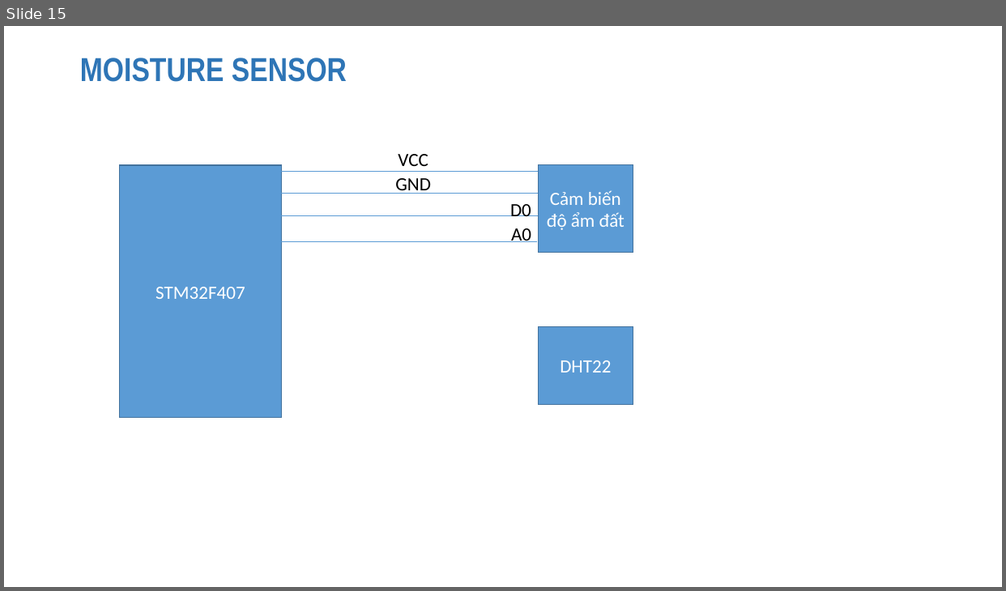
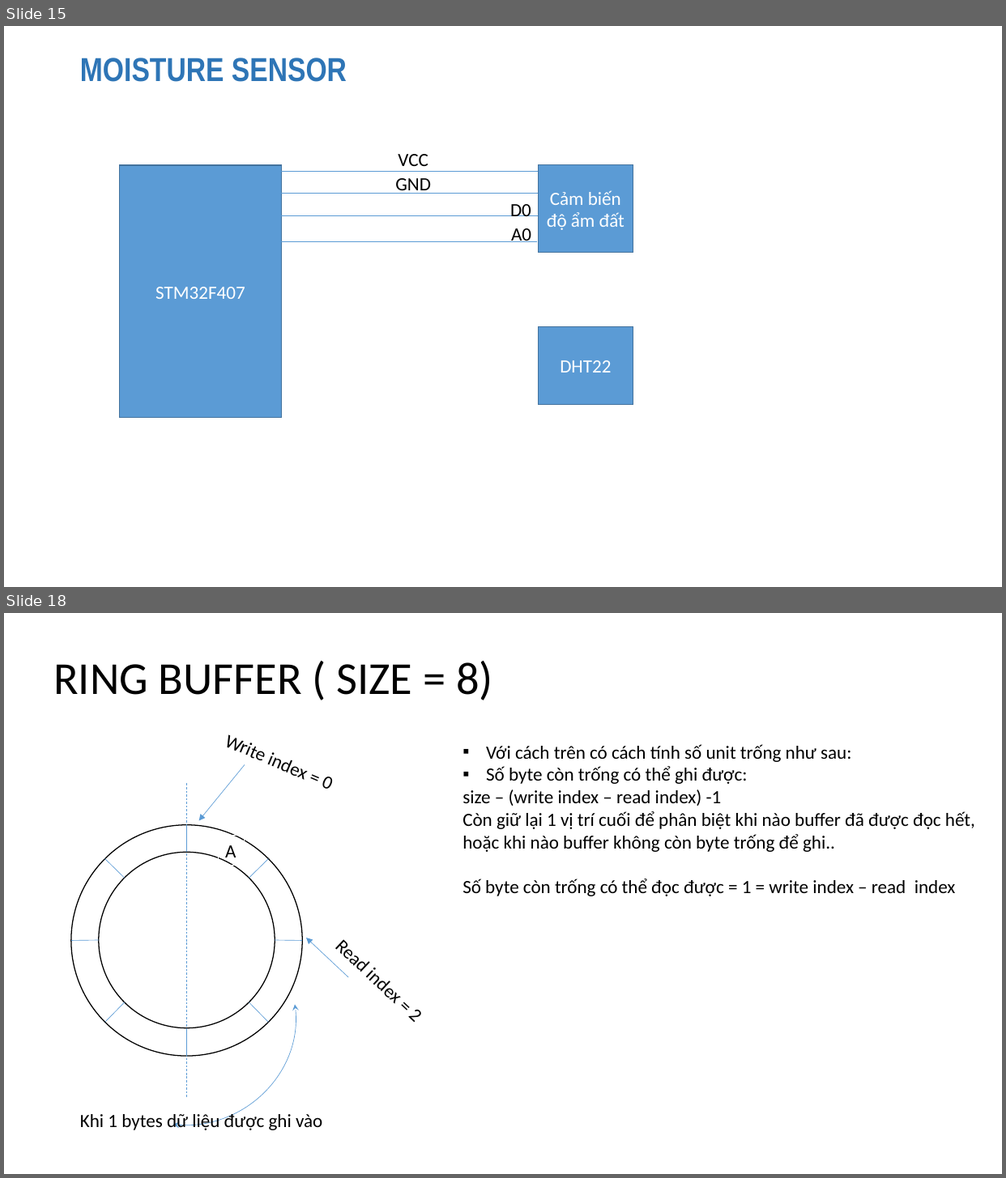
Before and after one commit to tearpolaris/Thesis, a slide deck: Slide/Connetc_IOT.pptx. Shown one above the other, each under a label of ours: slide 15 before the commit, slides 15 and 18 after it; the slides between them are not shown. The pictures are 1006x591 and 1006x1178 pixels, drawn with LibreOffice and Linux fonts; fonts in the diff are those of the drawing. Boxes give left, top, right and bottom in pixels: in the first picture for what was removed or moved away, otherwise in the second. Text is boxed around its words. In the diff, an @@ line names an element or a change of style, - is before the commit and + after.

```diff
--- a/Slide/Connetc_IOT.pptx
+++ b/Slide/Connetc_IOT.pptx
@@ slide 18 added at (4, 613, 1002, 1174), background #FFFFFF @@
@@ title added at (53, 661, 493, 700), 44 pt, text #000000 @@
+RING BUFFER ( SIZE = 8)
@@ text added at (462, 744, 975, 897), 18 pt, text #000000 @@
+▪ Với cách trên có cách tính số unit trống như sau:
+▪ Số byte còn trống có thể ghi được:
+size – (write index – read index) -1
+Còn giữ lại 1 vị trí cuối để phân biệt khi nào buffer đã được đọc hết, hoặc khi nào buffer không còn byte trống để ghi..
+Số byte còn trống có thể đọc được = 1 = write index – read index
@@ arrow added from (245, 765) to (198, 821), #5B9BD5 0.5 pt @@
@@ text added at (321, 777, 330, 789), 18 pt, text #000000 @@
+Write index = 0
@@ line added from (187, 784) to (187, 1097), #5B9BD5 0.5 pt dashed @@
@@ ellipse added at (71, 825, 303, 1056), outline #000000 1 pt @@
@@ line added from (187, 825) to (187, 853), #5B9BD5 0.5 pt @@
@@ ellipse added at (98, 853, 275, 1029), fill #FFFFFF, outline #000000 1 pt @@
@@ rectangle added at (218, 835, 245, 865), outline #FFFFFF 0.75 pt, 18 pt, text #000000 @@
+A
@@ line added from (105, 859) to (125, 878), #5B9BD5 0.5 pt @@
@@ line added from (268, 859) to (249, 878), #5B9BD5 0.5 pt @@
@@ arc (boxed as its full ellipse) added at (57, 892, 334, 1164), outline #5B9BD5 0.5 pt @@
@@ line added from (71, 941) to (98, 940), #5B9BD5 0.5 pt @@
@@ line added from (275, 940) to (303, 941), #5B9BD5 0.5 pt @@
@@ arrow added from (348, 977) to (306, 938), #5B9BD5 0.5 pt @@
@@ line added from (125, 1003) to (105, 1023), #5B9BD5 0.5 pt @@
@@ line added from (249, 1003) to (268, 1023), #5B9BD5 0.5 pt @@
@@ text added at (408, 1006, 415, 1022), 18 pt, text #000000 @@
+Read index = 2
@@ line added from (187, 1029) to (187, 1056), #5B9BD5 0.5 pt @@
@@ text added at (80, 1112, 322, 1131), 18 pt, text #000000 @@
+Khi 1 bytes dữ liệu được ghi vào
```
Also in this commit, not shown: 5 other slides added, 1 other file.
